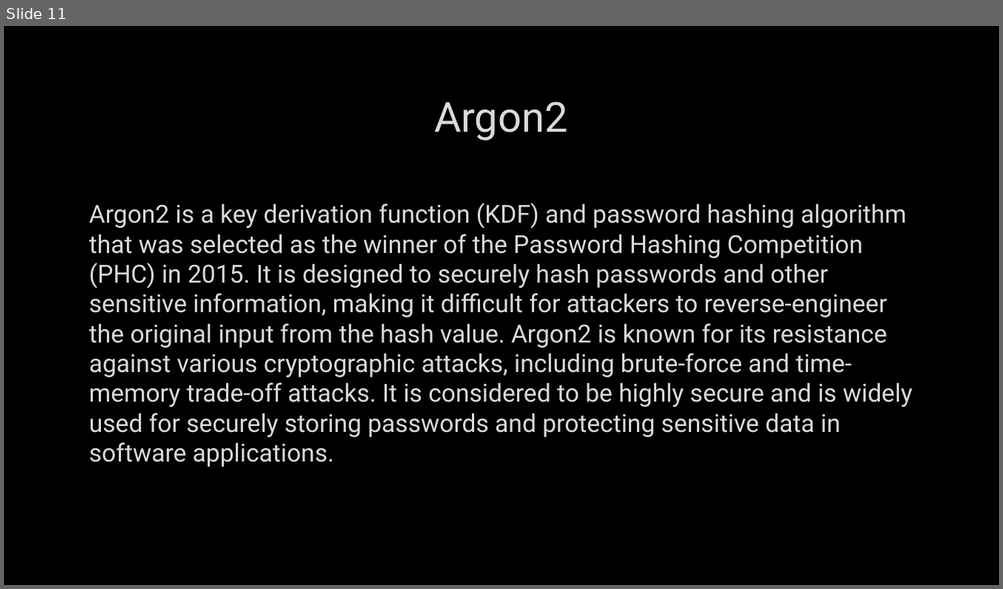
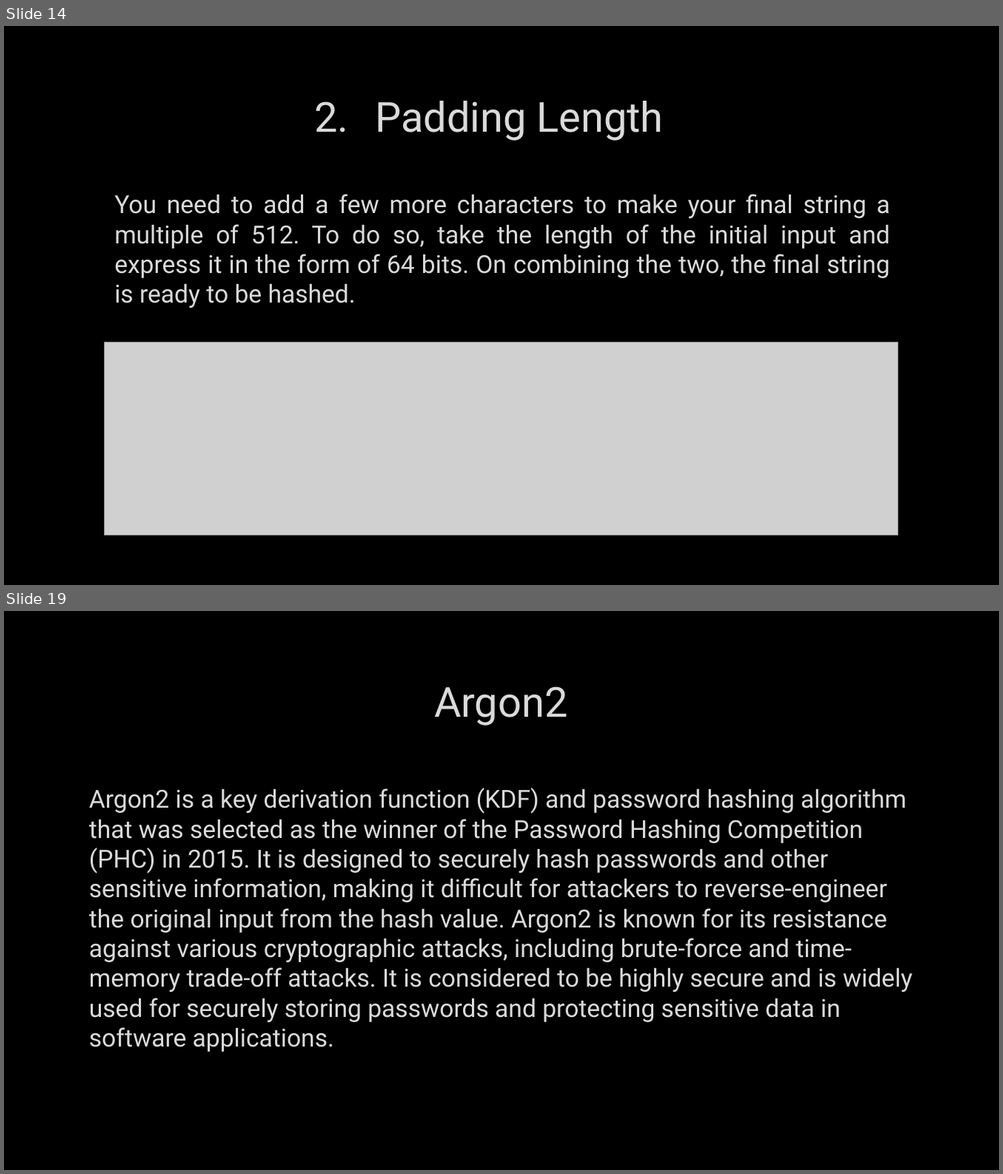
Before and after one commit to MohamedEmary/graduation-project, a slide deck: tasks/week-01/hashing.pptx. Shown one above the other, each under a label of ours: slide 11 before the commit, slides 14 and 19 after it; the slides between them are not shown. The pictures are 1003x589 and 1003x1174 pixels, drawn with LibreOffice and Linux fonts; fonts in the diff are those of the drawing; grey boxes stand for pictures; background and template pictures are left out. Boxes give left, top, right and bottom in pixels: in the first picture for what was removed or moved away, otherwise in the second. Text is boxed around its words. In the diff, an @@ line names an element or a change of style, - is before the commit and + after.

```diff
--- a/tasks/week-01/hashing.pptx
+++ b/tasks/week-01/hashing.pptx
@@ slide 14 added at [4,26,999,585], background picture (left out) @@
@@ title added at [375,101,663,141], 40 pt, text #DADADA @@
+2. Padding Length
@@ text added at [114,194,890,308], 24 pt, text #DADADA @@
+You need to add a few more characters to make your final string a multiple of 512. To do so, take the length of the initial input and express it in the form of 64 bits. On combining the two, the final string is ready to be hashed.
@@ picture added at [104,342,898,536] @@
@@ what was slide 11 is now slide 19 @@
```
Also in this commit, not shown: 8 other slides added, 1 slide removed.
